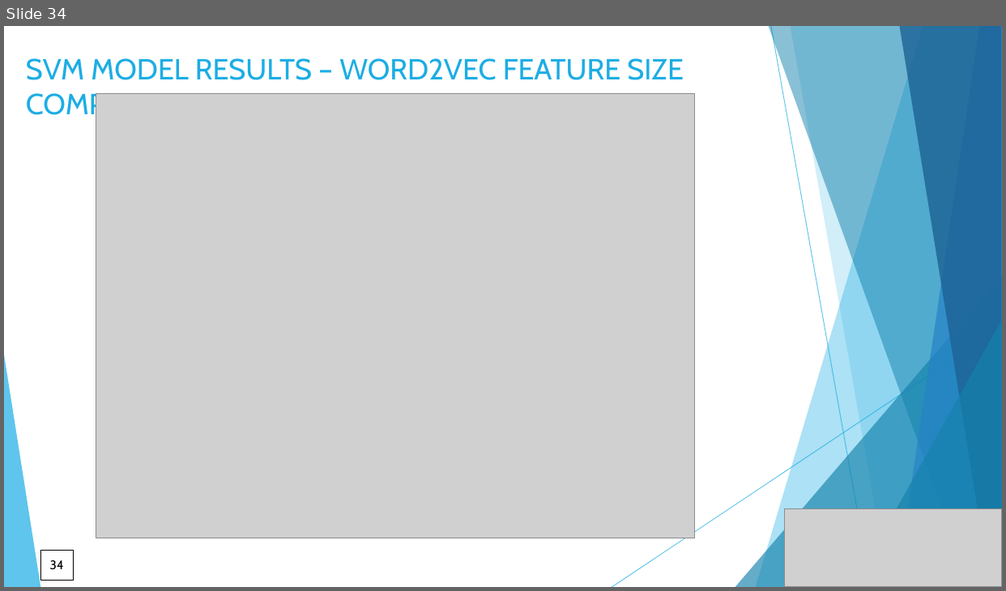
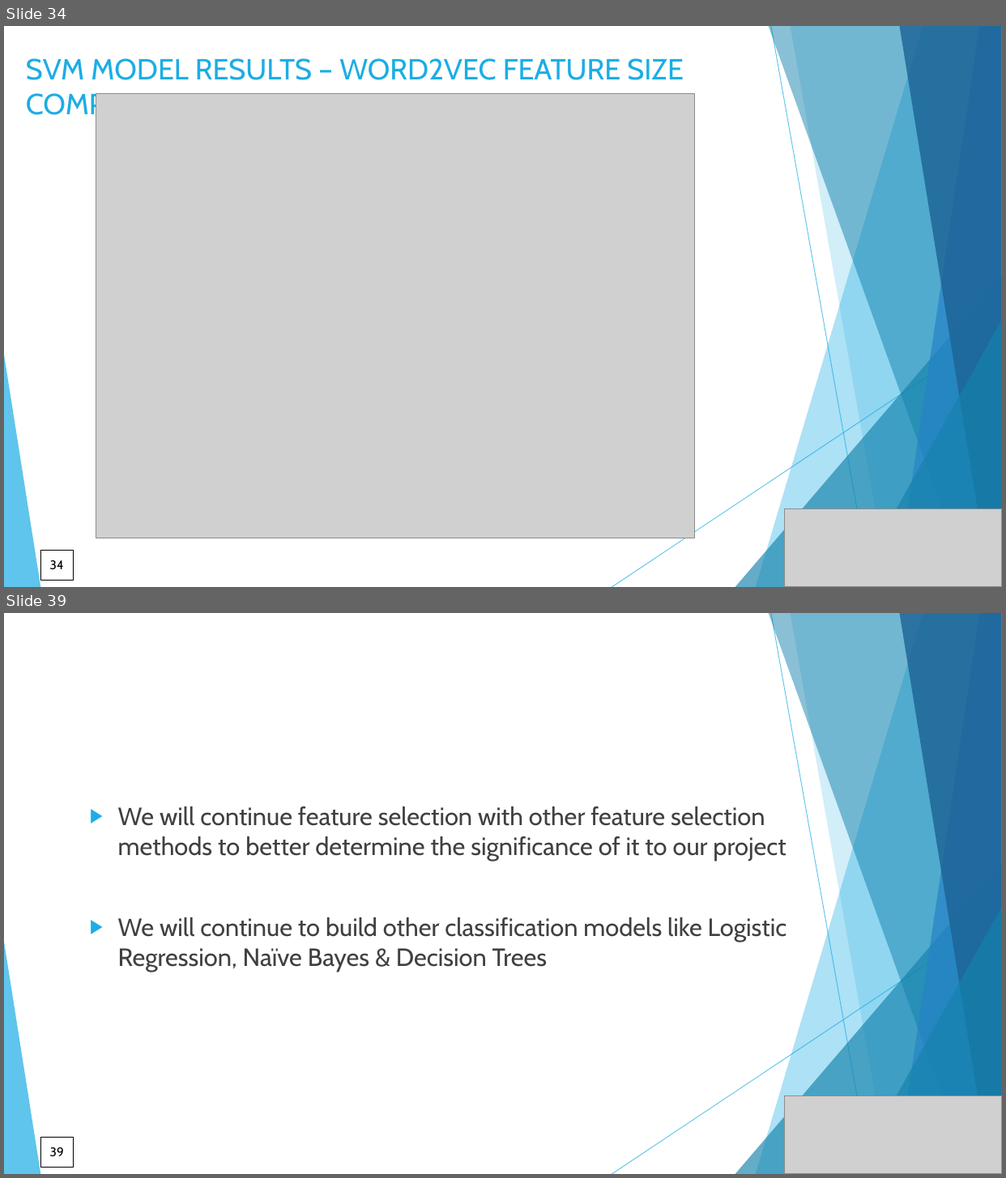
Before and after one commit to DataKnightsAI/Text-Classification-for-News-Summaries, a slide deck: CSML-1010-Group 20-project milestone 1.pptx. Shown one above the other, each under a label of ours: slide 34 before the commit, slides 34 and 39 after it; the slides between them are not shown. The pictures are 1006x591 and 1006x1178 pixels, drawn with LibreOffice and Linux fonts; fonts in the diff are those of the drawing; grey boxes stand for pictures. Boxes give left, top, right and bottom in pixels: in the first picture for what was removed or moved away, otherwise in the second. Text is boxed around its words. In the diff, an @@ line names an element or a change of style, - is before the commit and + after.

```diff
--- a/CSML-1010-Group 20-project milestone 1.pptx
+++ b/CSML-1010-Group 20-project milestone 1.pptx
@@ slide 39 added at (4, 613, 1002, 1174), background #FFFFFF; not listed: 10 template elements that a slide beside it also shows @@
@@ text added at (118, 807, 787, 971), 24 pt, text #404040 @@
+▶ We will continue feature selection with other feature selection methods to better determine the significance of it to our project
+▶ We will continue to build other classification models like Logistic Regression, Naïve Bayes & Decision Trees
@@ picture added at (785, 1096, 1002, 1174) @@
@@ page number added at (40, 1138, 73, 1168), outline #000000 0.75 pt, 12 pt, text #000000 @@
+39
```
Also in this commit, not shown: 3 slides changed, 4 other slides added, 2 other files.
